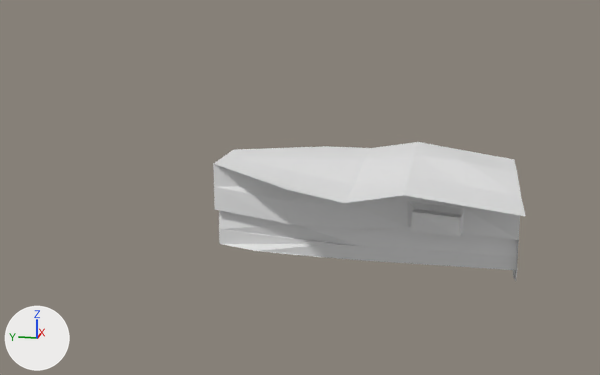
The Blender file Assets/Modelle/titlescreen/valley.blend, before and after one commit.
Before and after are seen from a 50 mm lens placed at (-7.8, -0.48, 1.73), pointed at (0.15, 1.12, -0.26). The lights are fixed; the arrows at lower left show +X, +Y and +Z.
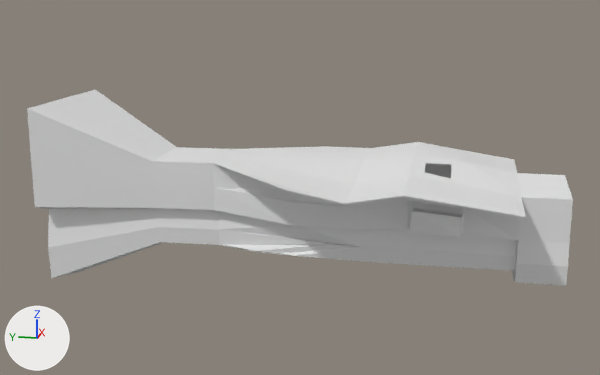
Where the change shows, as pixel boxes [x1, y1, x2, y2] in the pictures (600 x 375 px):
'Plane', reshaped (74% wider, 41% taller): before [213, 142, 526, 281]; after [27, 90, 573, 286]
part 1 of me_plane, built on: before [422, 160, 455, 181]; after [27, 90, 573, 286]

Patch to the scene script:
```diff
--- a/Assets/Modelle/titlescreen/valley.blend.py
+++ b/Assets/Modelle/titlescreen/valley.blend.py
@@ me_plane @@
 # used by ob_plane; location = (0.0, 0.0, 0.0)
-me_plane.from_pydata(...)  # 121 vertices, 111 faces; spans x -1.0..1.0, y -1.01..1.91, z -1.01..0.09
+me_plane.from_pydata(...)  # 328 vertices, 322 faces; spans x -1.0..1.2, y -1.44..3.75, z -1.43..0.53
+# me_plane part 1
+# 2 vertices are removed from x 0.17, y 1.91, z -0.49..-0.23
+# 12 faces are deleted
+# 171 vertices are added at x -1.0..1.2, y -1.44..3.75, z -1.43..0.53
+# 7 new vertices lie (-0.03, 0.61, 0.0) away from vertices in x -0.19..0.53, y 1.91, z -0.44..0.02
+# 6 new vertices lie (0.0, -0.43, 0.0) away from vertices in x -0.38..0.0, y -1.0, z -1.01..-0.13
+# 5 new vertices lie (-0.03, 0.62, 0.0) away from vertices in x -0.1..0.47, y 1.88, z -0.89..-0.47
+# 5 new vertices lie (0.0, -0.44, 0.0) away from vertices in x 0.28..0.3, y -0.99, z -0.91..-0.06
+# 5 new vertices lie (0.3, 0.0, -0.08) away from vertices in x -0.3..-0.13, y -0.48..1.88, z -0.84..-0.82
+# 5 new vertices lie (0.01, 0.0, 0.18) away from vertices in x 0.27..0.47, y 0.42..2.5, z -0.84..-0.82
+# 5 new vertices lie (0.0, 0.44, 0.0) away from vertices in x -0.37..0.29, y -1.44..-1.43, z -0.92..-0.05
+# 223 new faces join them
```
